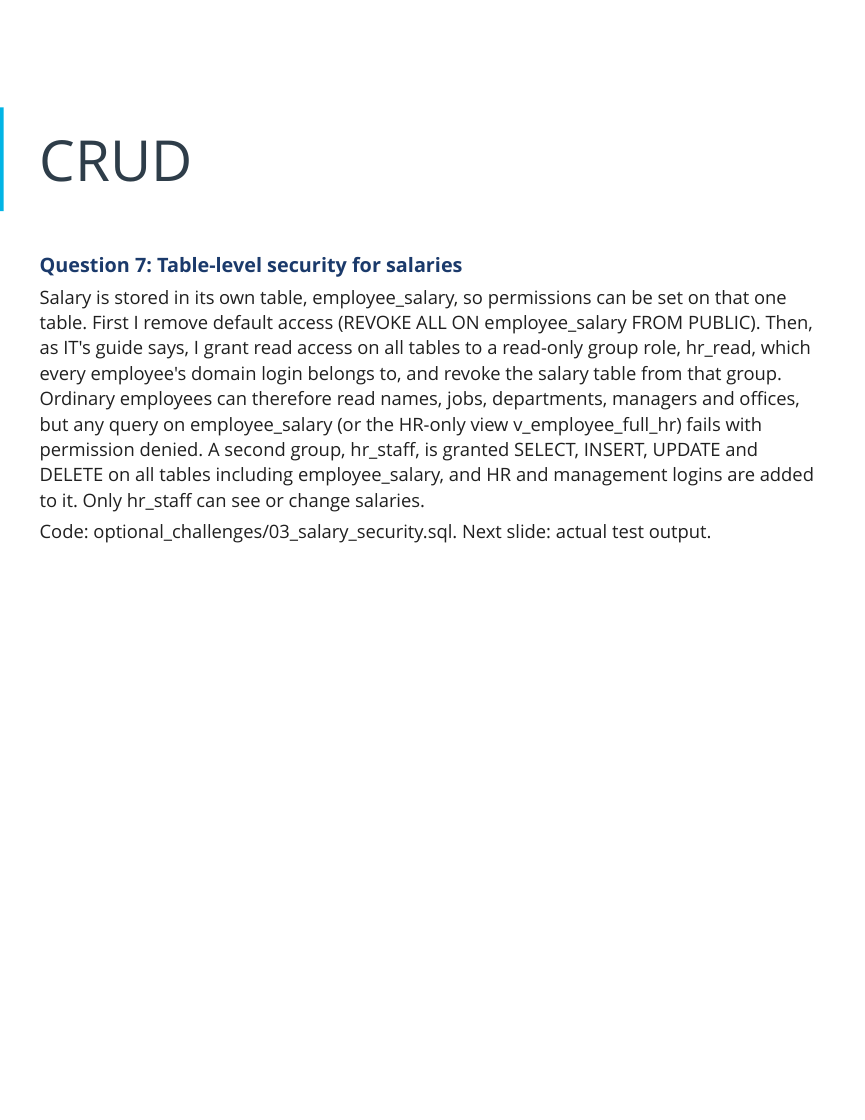
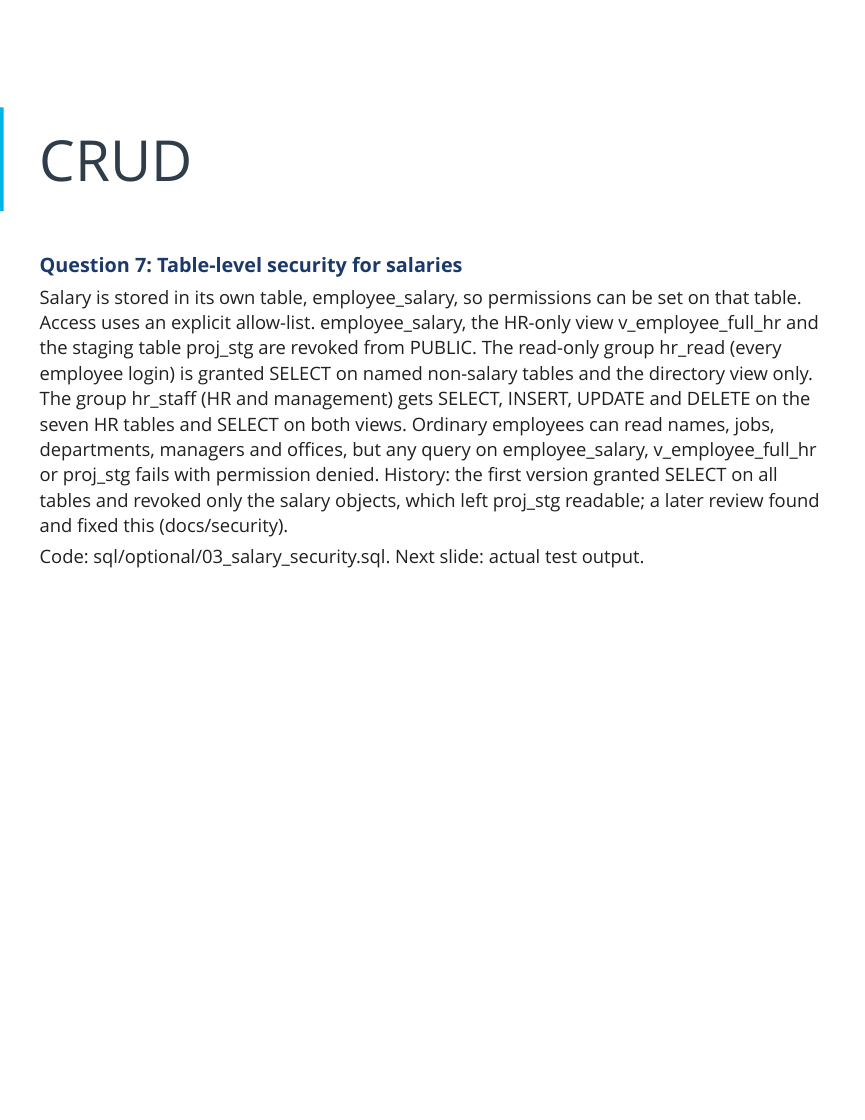
Before and after one commit to adebowalep/hr-database-design, a slide deck: slide 22 of docs/presentation/Tech_ABC_Corp_HR_Database.pptx. Drawn at 865x1120 pixels with LibreOffice and Linux fonts; fonts in the diff are those of the drawing. Boxes give left, top, right and bottom in pixels: in the first picture for what was removed or moved away, otherwise in the second. Text is boxed around its words. In the diff, an @@ line names an element or a change of style, - is before the commit and + after.

```diff
--- a/docs/presentation/Tech_ABC_Corp_HR_Database.pptx
+++ b/docs/presentation/Tech_ABC_Corp_HR_Database.pptx
@@ text at (40,290,820,568): text changed @@
-Salary is stored in its own table, employee_salary, so permissions can be set on that one table. First I remove default access (REVOKE ALL ON employee_salary FROM PUBLIC). Then, as IT's guide says, I grant read access on all tables to a read-only group role, hr_read, which every employee's domain login belongs to, and revoke the salary table from that group. Ordinary employees can therefore read names, jobs, departments, managers and offices, but any query on employee_salary (or the HR-only view v_employee_full_hr) fails with permission denied. A second group, hr_staff, is granted SELECT, INSERT, UPDATE and DELETE on all tables including employee_salary, and HR and management logins are added to it. Only hr_staff can see or change salaries.
-Code: optional_challenges/03_salary_security.sql. Next slide: actual test output.
+Salary is stored in its own table, employee_salary, so permissions can be set on that table. Access uses an explicit allow-list. employee_salary, the HR-only view v_employee_full_hr and the staging table proj_stg are revoked from PUBLIC. The read-only group hr_read (every employee login) is granted SELECT on named non-salary tables and the directory view only. The group hr_staff (HR and management) gets SELECT, INSERT, UPDATE and DELETE on the seven HR tables and SELECT on both views. Ordinary employees can read names, jobs, departments, managers and offices, but any query on employee_salary, v_employee_full_hr or proj_stg fails with permission denied. History: the first version granted SELECT on all tables and revoked only the salary objects, which left proj_stg readable; a later review found and fixed this (docs/security).
+Code: sql/optional/03_salary_security.sql. Next slide: actual test output.
```
Also in this commit, not shown: 8 other slides changed, 27 other files.
